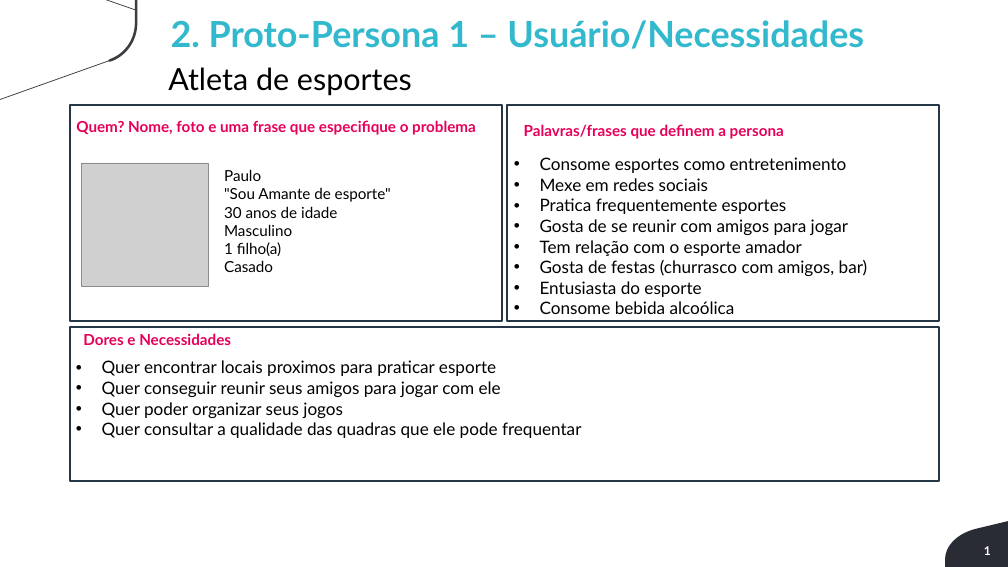
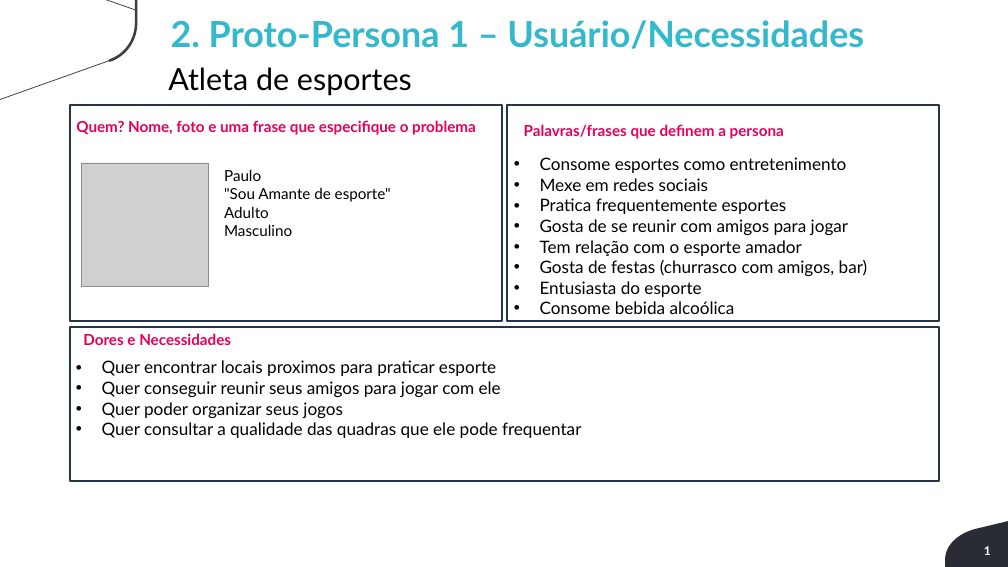
Before and after one commit to luizberto/grupo3-provisorio, a slide deck: slide 5 of Documentação/Sprint 1 - Entregavel do Projeto - v2 - Aluno (2) (1).pptx (slide 3 before the commit). Drawn at 1008x567 pixels with LibreOffice and Linux fonts; fonts in the diff are those of the drawing; grey boxes stand for pictures; background and template pictures are left out. Boxes give left, top, right and bottom in pixels: in the first picture for what was removed or moved away, otherwise in the second. Text is boxed around its words. In the diff, an @@ line names an element or a change of style, - is before the commit and + after.

```diff
--- a/Documentação/Sprint 1 - Entregavel do Projeto - v2 - Aluno (2) (1).pptx
+++ b/Documentação/Sprint 1 - Entregavel do Projeto - v2 - Aluno (2) (1).pptx
@@ text at [224,206,269,218]: text changed @@
-30 anos de idade
+Adulto
@@ text at [224,242,281,272]: paragraphs removed @@
-1 filho(a)
-Casado
```
Also in this commit, not shown: 1 other slide changed, 4 slides added.
